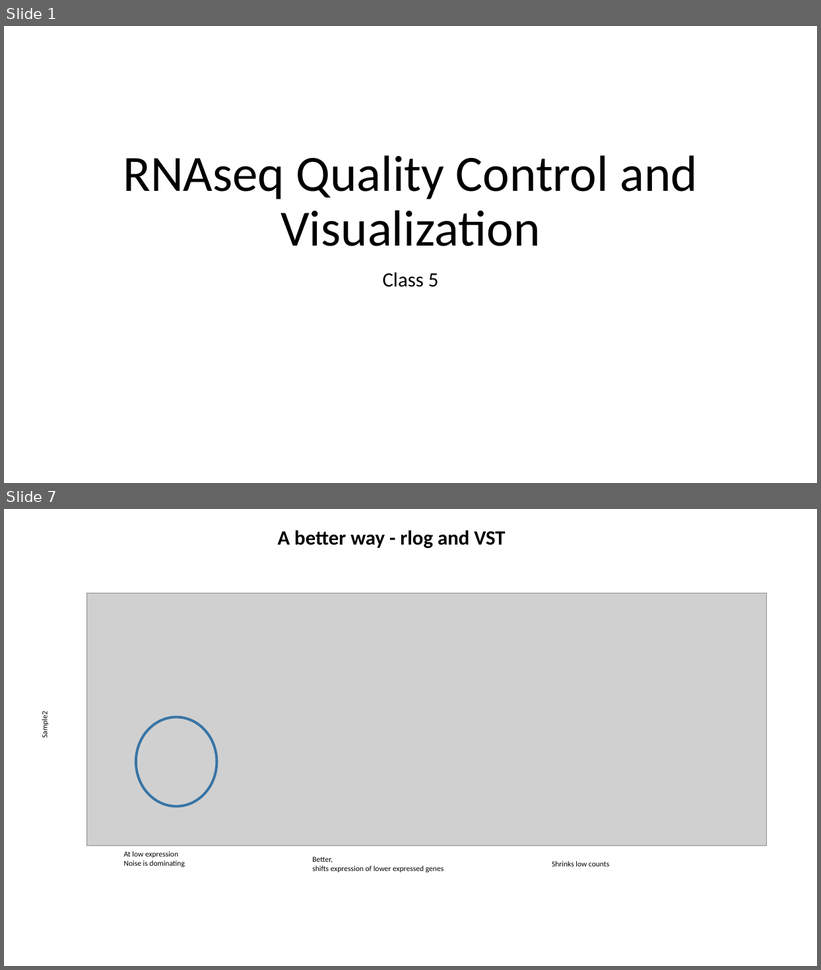
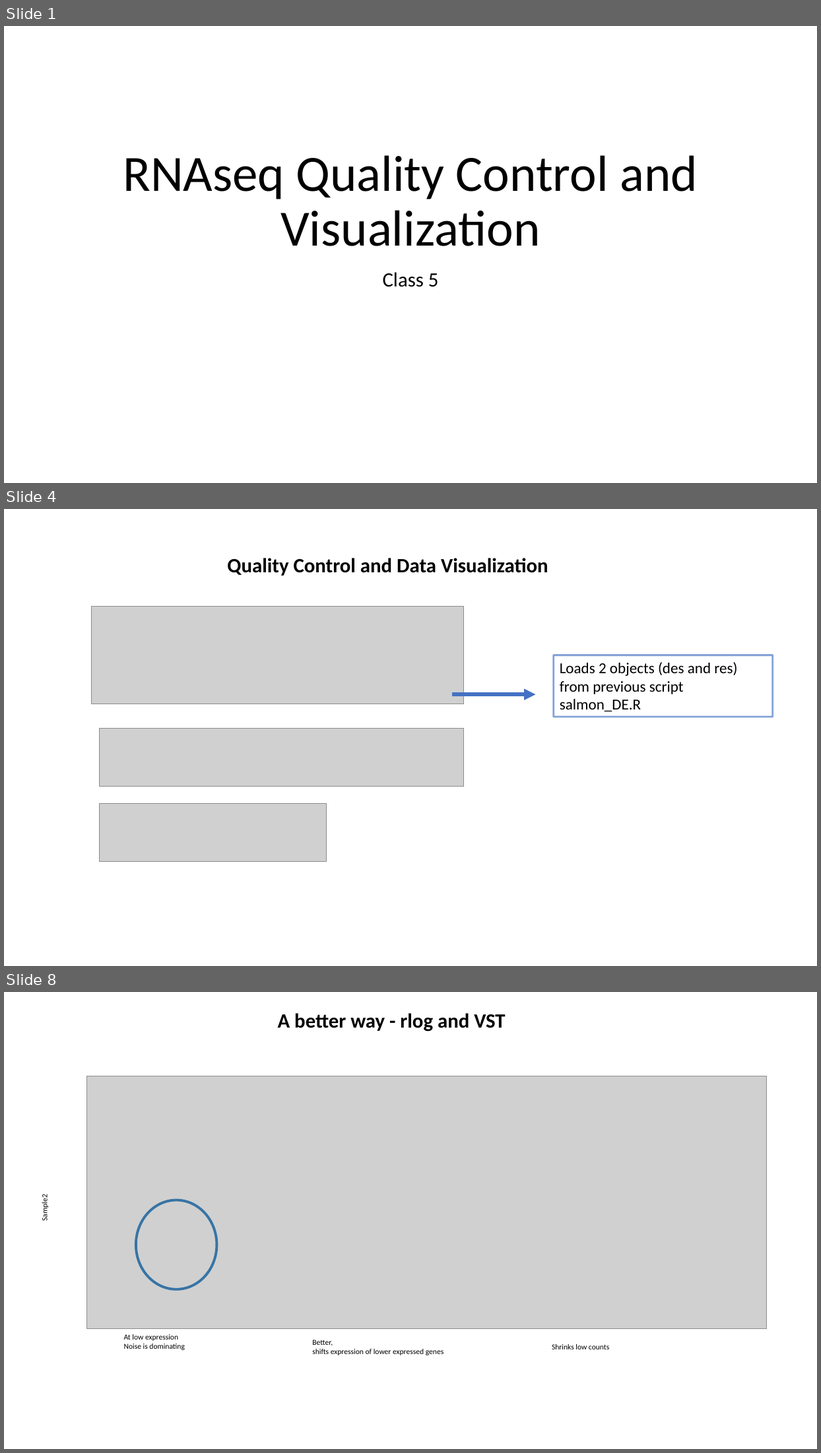
Before and after one commit to jraab/GNET749_RNAseq, a slide deck: lectures/2023_GNET749_Lecture5_QC_Viz.pptx. Shown one above the other, each under a label of ours: slides 1 and 7 before the commit, slides 1, 4 and 8 after it; the slides between them are not shown. The pictures are 821x970 and 821x1453 pixels, drawn with LibreOffice and Linux fonts; fonts in the diff are those of the drawing; grey boxes stand for pictures. Boxes give left, top, right and bottom in pixels: in the first picture for what was removed or moved away, otherwise in the second. Text is boxed around its words. In the diff, an @@ line names an element or a change of style, - is before the commit and + after.

```diff
--- a/lectures/2023_GNET749_Lecture5_QC_Viz.pptx
+++ b/lectures/2023_GNET749_Lecture5_QC_Viz.pptx
@@ slide 4 added at <box>4,509,817,966</box>, background #FFFFFF @@
@@ text added at <box>227,558,548,576</box>, 24 pt, text #000000, bold @@
+Quality Control and Data Visualization
@@ picture added at <box>91,607,464,705</box> @@
@@ rectangle added at <box>554,656,773,717</box>, outline #4472C4 2.25 pt, 18 pt, text #000000 @@
+Loads 2 objects (des and res) from previous script salmon_DE.R
@@ arrow added from (452, 694) to (536, 694), #4472C4 4.5 pt @@
@@ picture added at <box>100,729,465,787</box> @@
@@ picture added at <box>100,803,327,862</box> @@
@@ what was slide 7 is now slide 8 @@
```
Also in this commit, not shown: 5 slides changed, 7 other slides added, 3 other files.
